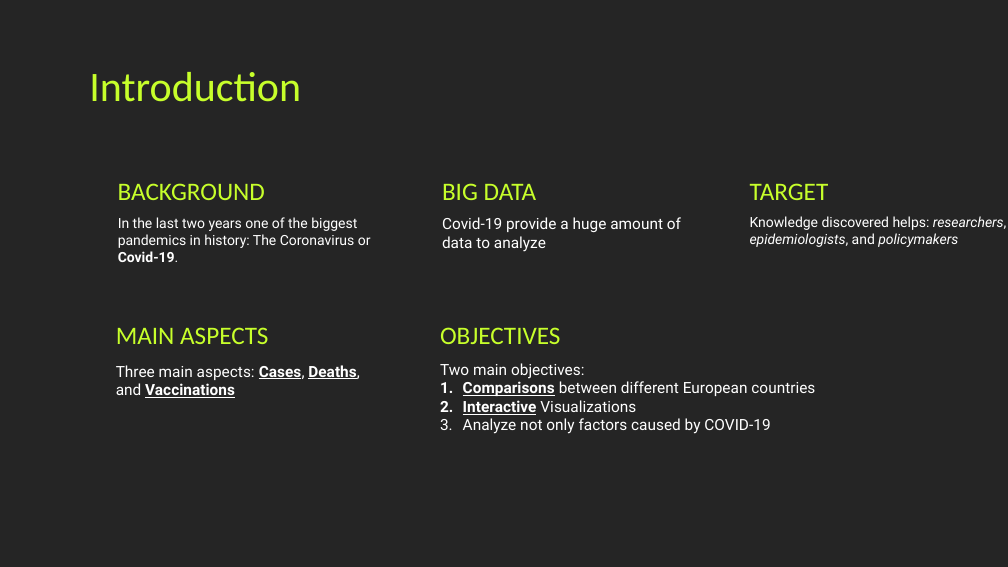
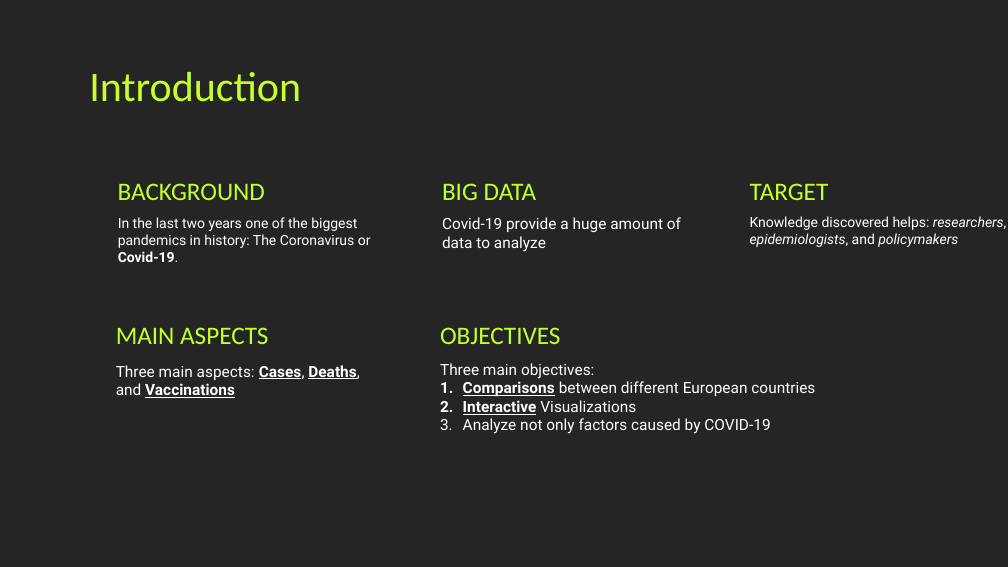
Before and after one commit to Covid19-visualization/Documentation, a slide deck: slide 4 of slides/presentation.pptx. Drawn at 1008x567 pixels with LibreOffice and Linux fonts; fonts in the diff are those of the drawing. Boxes give left, top, right and bottom in pixels: in the first picture for what was removed or moved away, otherwise in the second. Text is boxed around its words. In the diff, an @@ line names an element or a change of style, - is before the commit and + after.

```diff
--- a/slides/presentation.pptx
+++ b/slides/presentation.pptx
@@ text at [440,363,594,379]: text changed @@
-Two main objectives:
+Three main objectives:
```
Also in this commit, not shown: 11 other slides changed, 1 other file.
